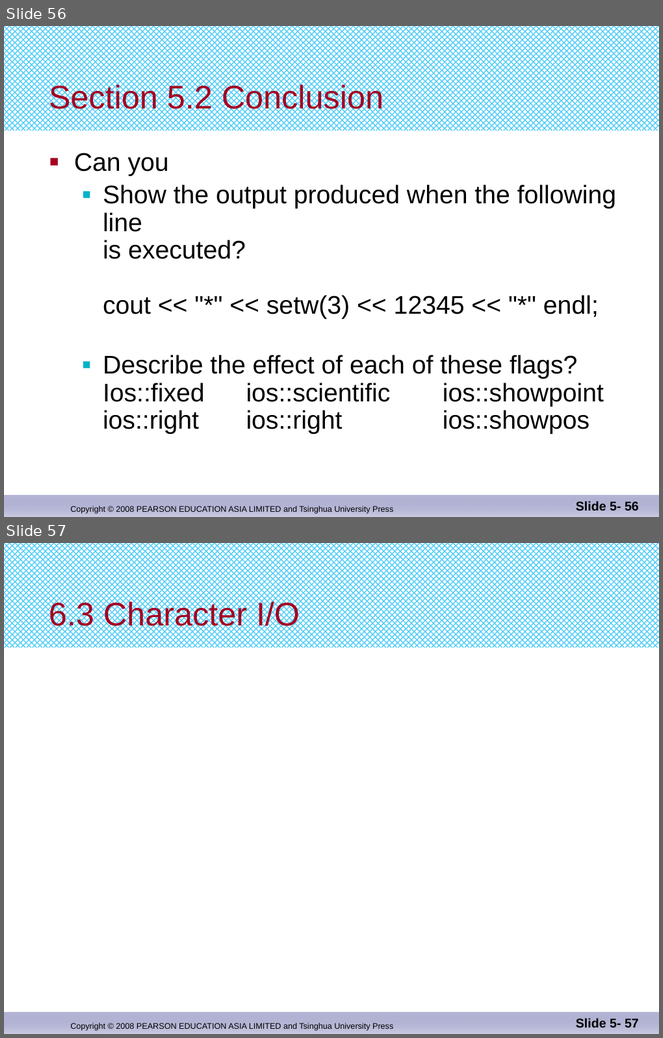
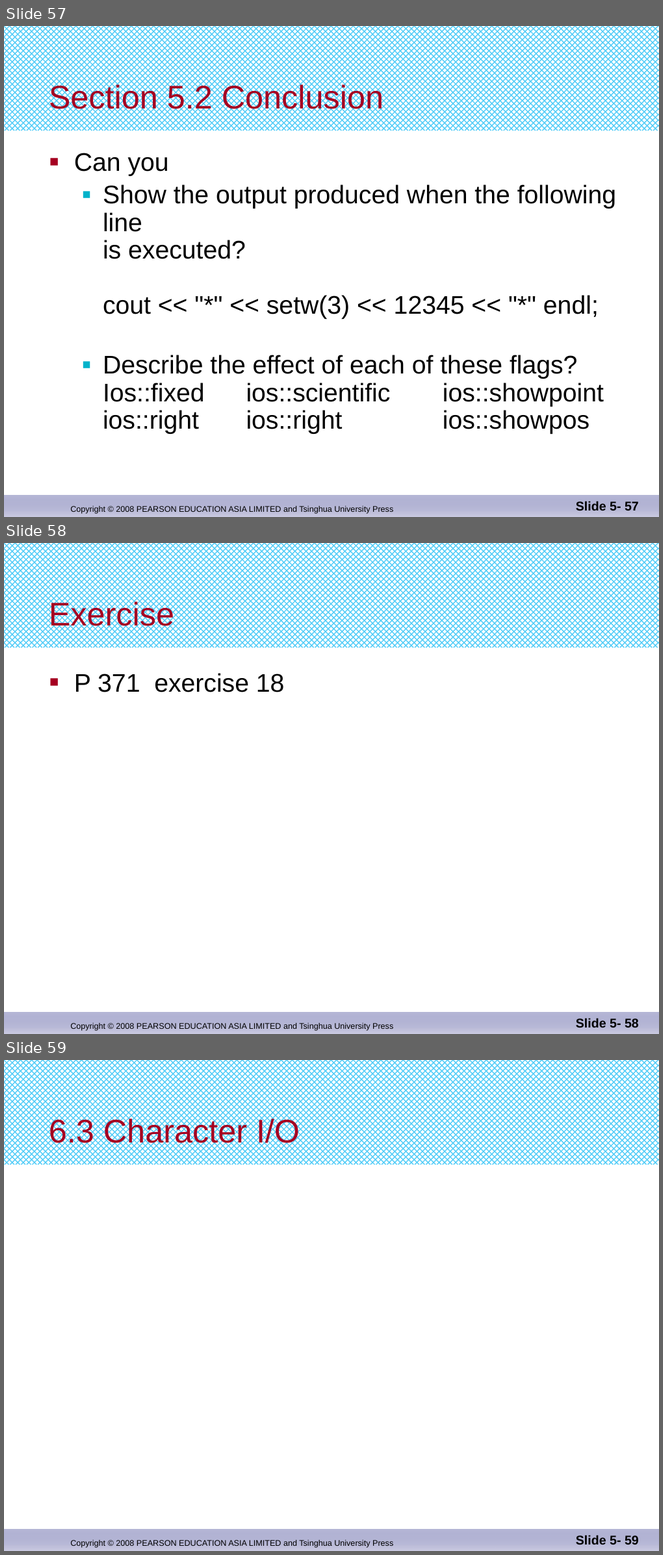
Before and after one commit to djuanbei/CPLUSPLUS, a slide deck: ppt/Chapter 6.pptx. Shown one above the other, each under a label of ours: slides 56 and 57 before the commit, slides 57, 58 and 59 after it. The pictures are 663x1038 and 663x1555 pixels, drawn with LibreOffice and Linux fonts; fonts in the diff are those of the drawing. Boxes give left, top, right and bottom in pixels: in the first picture for what was removed or moved away, otherwise in the second. Text is boxed around its words. In the diff, an @@ line names an element or a change of style, - is before the commit and + after.

Commit message:
add  exercise

```diff
--- a/ppt/Chapter 6.pptx
+++ b/ppt/Chapter 6.pptx
@@ slide 58 added at <box>4,543,659,1034</box>, background #FFFFFF; not listed: 3 template elements that a slide beside it also shows @@
@@ title added at <box>49,600,174,632</box>, 36 pt, text #A50021 @@
+Exercise
@@ text added at <box>74,673,285,693</box>, 28 pt, text #000000 @@
+■ P 371 exercise 18
@@ page number added at <box>576,1018,639,1028</box>, 14 pt, text #000000, bold @@
+Slide 5- 58
@@ what was slide 56 is now slide 57 @@
@@ page number at <box>576,501,639,511</box>: text changed @@
-Slide 5- 56
+Slide 5- 57
@@ what was slide 57 is now slide 59 @@
@@ page number at <box>576,1535,639,1545</box>: text changed @@
-Slide 5- 57
+Slide 5- 59
```
Also in this commit, not shown: 2 slides changed, 1 other slide added.
